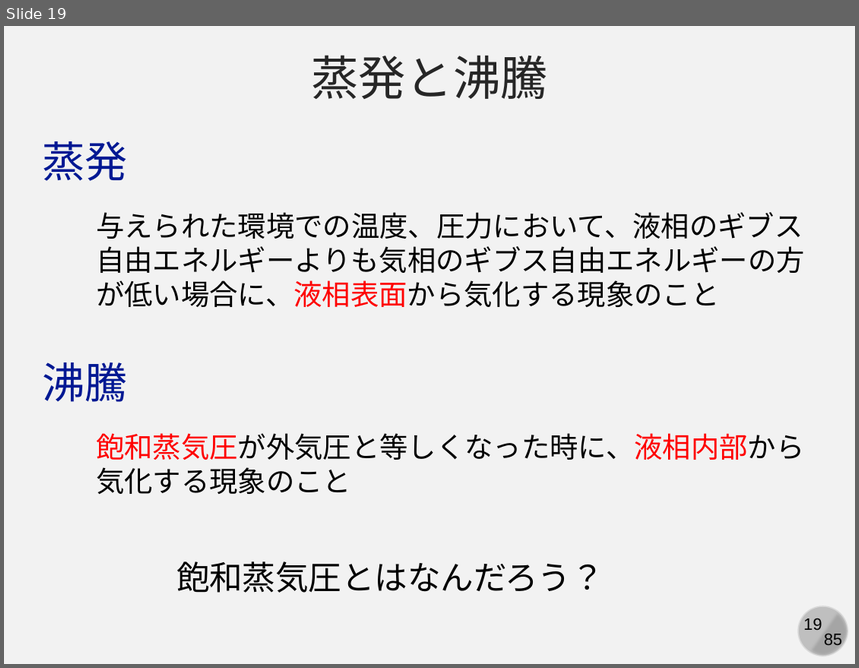
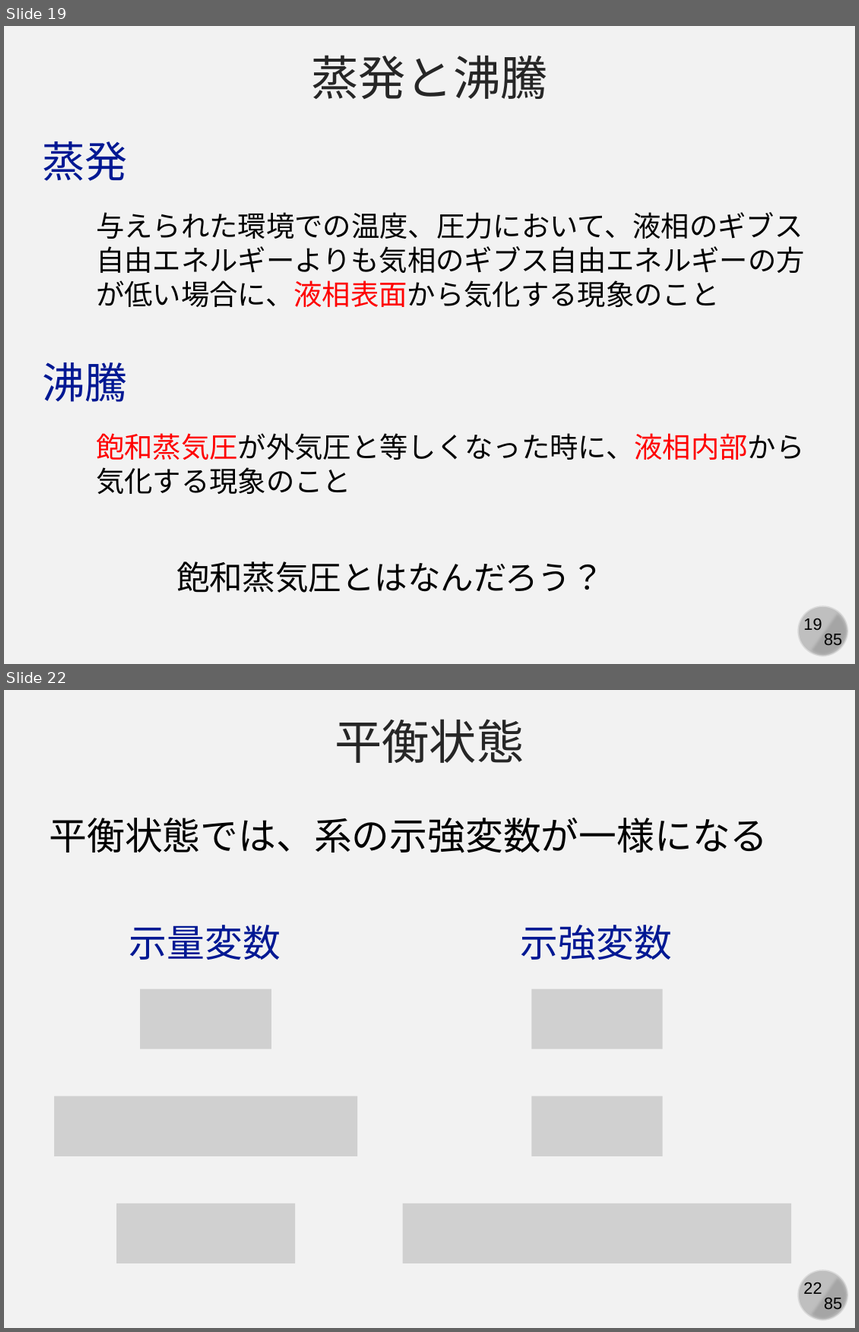
Before and after one commit to kaityo256/yamagata2022, a slide deck: 05_md_advanced/yamagata05.pptx. Shown one above the other, each under a label of ours: slide 19 before the commit, slides 19 and 22 after it; the slides between them are not shown. The pictures are 859x668 and 859x1332 pixels, drawn with LibreOffice and Linux fonts; fonts in the diff are those of the drawing; grey boxes stand for pictures. Boxes give left, top, right and bottom in pixels: in the first picture for what was removed or moved away, otherwise in the second. Text is boxed around its words. In the diff, an @@ line names an element or a change of style, - is before the commit and + after.

```diff
--- a/05_md_advanced/yamagata05.pptx
+++ b/05_md_advanced/yamagata05.pptx
@@ slide 22 added at [4,690,855,1328], background #F2F2F2; not listed: 4 template elements that a slide beside it also shows @@
@@ text added at [335,719,525,763], 40 pt, text #262626 @@
+平衡状態
@@ text added at [49,818,768,853], 32 pt, text #000000 @@
+平衡状態では、系の示強変数が一様になる
@@ text added at [129,925,281,960], 32 pt, text #011893 @@
+示量変数
@@ text added at [521,925,672,961], 32 pt, text #011893 @@
+示強変数
@@ picture added at [140,989,272,1049] @@
@@ picture added at [531,989,663,1049] @@
@@ picture added at [54,1096,357,1157] @@
@@ picture added at [531,1096,663,1157] @@
@@ picture added at [116,1203,295,1264] @@
@@ picture added at [403,1203,792,1264] @@
```
Also in this commit, not shown: 2 slides changed, 6 other slides added.
